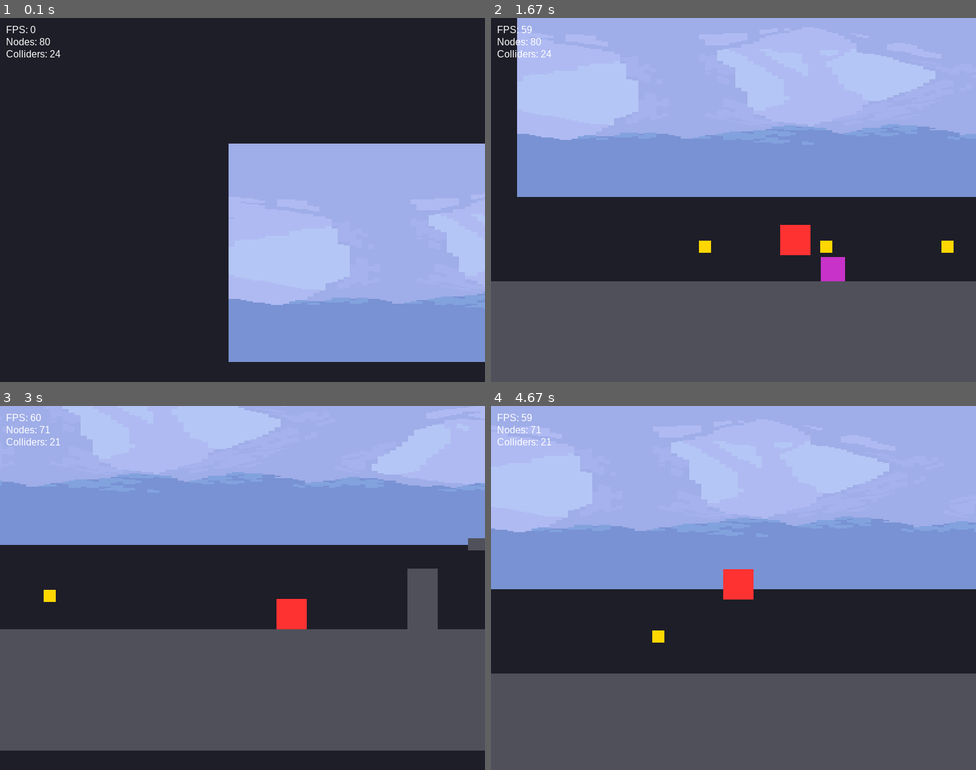
Above: before the commit, frames 1-4 (two rows, left to right).
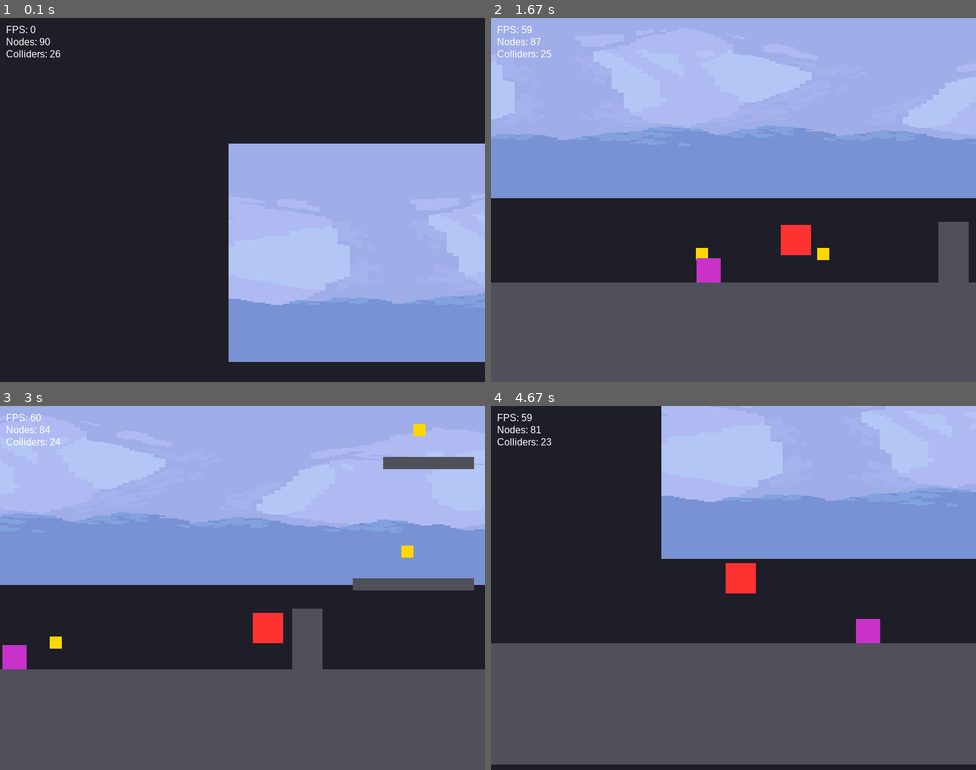
Above: after the commit, the same moments.

Repository: nalqit/py-engine
Game: pygame game, started from src/game/main.py
The game is run twice, just before and just after one commit, with the same random seed, the same clock (stepped at 60 frames per second) and the same inputs.
Inputs:
- Up to frame 1 (0.1 s): no input
- Up to frame 2 (1.67 s): tap Shift at 0.33 s; hold Space 0.67-1.13 s; hold Right 0.67-1.13 s; hold Right 1.17-1.63 s
- Up to frame 3 (3 s): tap A at 1.67 s; hold Up 2-2.3 s; hold Right 2.33-2.8 s; hold Left from 2.83 s (still down)
- Up to frame 4 (4.67 s): release Left at 3.37 s; tap Z at 3.4 s; hold Left 3.73-4.13 s; hold Up 4.17-4.53 s; hold Right from 4.57 s (still down)

The runs differ from the first frame. In frame 1, less than 0.1% of the frame differs, in the area x 8-13%, y 5-11%; in frame 2, 12%; in frame 3, 44%, in the area x 0-100%, y 0-100%; in frame 4, 41%.

Commit message:
feat: Establish initial game world, player controller, and diverse entities including coins, enemies, and springs.

Diff:
--- /dev/null
+++ b/fuzzer.py
@@ -0,0 +1,53 @@
+import os
+os.environ["SDL_VIDEODRIVER"] = "dummy"
+
+import pygame
+import random
+import sys
+
+from src.game import main
+
+# State for the fuzzer
+frame_count = 0
+MAX_FRAMES = 3600  # 60 seconds at 60fps
+
+original_event_get = pygame.event.get
+original_key_get_pressed = pygame.key.get_pressed
+
+def fake_event_get(*args, **kwargs):
+    global frame_count
+    frame_count += 1
+
+    events = []
+
+    # End the game after MAX_FRAMES
+    if frame_count >= MAX_FRAMES:
+        quit_event = pygame.event.Event(pygame.QUIT)
+        events.append(quit_event)
+
+    return events
+
+class FakeKeys:
+    def __getitem__(self, key):
+        if random.random() < 0.4 and key == pygame.K_RIGHT: return True
+        if random.random() < 0.4 and key == pygame.K_LEFT: return True
+        if random.random() < 0.05 and key == pygame.K_SPACE: return True
+        return False
+
+def fake_key_get_pressed(*args, **kwargs):
+    return FakeKeys()
+
+# Patch pygame functions
+pygame.event.get = fake_event_get
+pygame.key.get_pressed = fake_key_get_pressed
+
+print("Starting Headless Pygame Fuzzer for 3600 frames...")
+try:
+    main.main()
+except SystemExit:
+    print("Fuzzer completed cleanly via sys.exit().")
+except Exception as e:
+    print("CRASH DETECTED!")
+    import traceback
+    traceback.print_exc()
+    sys.exit(1)
--- a/src/engine/scene/particles.py
+++ b/src/engine/scene/particles.py
@@ -62,9 +62,16 @@
     def render(self, surface):
         # We need to render particles in screen space
         # Camera is usually set as a static variable on Node2D or we find it
-        root = self._get_root()
-        camera = root.get_node("Camera")
-        cam_x, cam_y = (camera.local_x, camera.local_y) if camera else (0, 0)
+        cx, cy = 0, 0
+        if Node2D.camera:
+            cx = Node2D.camera.local_x - 400
+            cy = Node2D.camera.local_y - 300
+        else:
+            root = self._get_root()
+            camera = root.get_node("Camera")
+            if camera:
+                cx = camera.local_x - 400
+                cy = camera.local_y - 300
 
         for p in self.particles:
             alpha = int((p.lifetime / p.initial_lifetime) * 255)
@@ -73,8 +80,8 @@
             # We skip real alpha for performance/simplicity in this demo
             color = self._adjust_color_alpha(p.color, alpha)
 
-            screen_x = p.x - cam_x
-            screen_y = p.y - cam_y
+            screen_x = p.x - cx
+            screen_y = p.y - cy
 
             size = max(1, int(3 * (p.lifetime / p.initial_lifetime)))
             pygame.draw.circle(surface, color, (int(screen_x), int(screen_y)), size)
--- a/src/engine/scene/tween.py
+++ b/src/engine/scene/tween.py
@@ -61,6 +61,12 @@
         self.tweens.append(tween)
         return tween
 
+    def is_tweening(self, target: Any, property_name: str) -> bool:
+        for t in self.tweens:
+            if t.target == target and t.property_name == property_name and not t.finished:
+                return True
+        return False
+
     def update(self, delta: float):
         # Update all active tweens
         for t in self.tweens:
--- a/src/game/entities/coin.py
+++ b/src/game/entities/coin.py
@@ -32,12 +32,12 @@
     def _start_bob(self, tm):
         from src.engine.scene.tween import Easing
 
-        # We tween 'self' (the Area2D) so the collider moves with the visual
+        base_y = self.local_y
         def bob_down():
-             tm.interpolate(self, "local_y", self.local_y - 10, self.local_y, 1.2, Easing.sine_in_out, on_complete=bob_up)
+             tm.interpolate(self, "local_y", base_y - 10, base_y, 1.2, Easing.sine_in_out, on_complete=bob_up)
 
         def bob_up():
-             tm.interpolate(self, "local_y", self.local_y, self.local_y - 10, 1.2, Easing.sine_in_out, on_complete=bob_down)
+             tm.interpolate(self, "local_y", base_y, base_y - 10, 1.2, Easing.sine_in_out, on_complete=bob_down)
 
         bob_up()
 
--- a/src/game/entities/player.py
+++ b/src/game/entities/player.py
@@ -31,6 +31,10 @@
 
         vis = self.get_node("PlayerVis")
         if not vis: return
+
+        # Prevent overlapping tweens from fighting and ruining the shape
+        if tm.is_tweening(vis, "scale_y"):
+            return
 
         from src.engine.scene.tween import Easing
 
@@ -76,6 +80,15 @@
                             angle_range=(200, 340), # Upwards-ish
                             color=(150, 150, 150))
 
+    def dash_effect(self):
+        gx, gy = self.get_global_position()
+        # Emit horizontal streaks behind the player
+        angle = (180, 200) if self.controller.facing_right else (340, 360)
+        self.particles.emit(gx + 25, gy + 25, count=2,
+                            speed_range=(100, 200),
+                            angle_range=angle,
+                            color=(200, 255, 255))
+
     def update(self, delta):
         # 1. Capture abstract input (Engine-Agnostic requirement)
         keys = pygame.key.get_pressed()
@@ -83,28 +96,31 @@
             "move_left": keys[pygame.K_LEFT] or keys[pygame.K_a],
             "move_right": keys[pygame.K_RIGHT] or keys[pygame.K_d],
             "jump": keys[pygame.K_SPACE] or keys[pygame.K_w] or keys[pygame.K_UP],
+            "dash": keys[pygame.K_LSHIFT] or keys[pygame.K_z] or keys[pygame.K_x]
         }
 
         # 2. Update gameplay logic (Intentions: velocity changes, impulse)
         old_vel_y = self.velocity_y
+        was_grounded = self.controller.is_grounded
+
         self.controller.update(self, delta, input_state)
 
         # Squash & Stretch Logic
-        is_grounded = self.controller.is_grounded
-
-        # 1. LANDING SQUASH (Removed per user request to stabilize physics)
-
         # 2. JUMP STRETCH
-        if input_state["jump"] and is_grounded and self.velocity_y < 0:
+        if input_state["jump"] and was_grounded and self.velocity_y < 0:
              self.jump_effect()
              self.apply_juice(0.7, 1.3) # Stretch
 
-        self.was_grounded = is_grounded
+        self.was_grounded = self.controller.is_grounded
 
         # 3. Proceed with physics integration (Position resolution, gravity)
         super().update(delta)
 
-        # 4. Update behavioral state (Observation: what am I doing now?)
+        # 4. Out-of-bounds check (Kill plane)
+        if self.get_global_position()[1] > 2000:
+            self.die()
+
+        # 5. Update behavioral state (Observation: what am I doing now?)
         self.state_machine.update(delta)
 
     def die(self):
--- a/src/game/entities/spring.py
+++ b/src/game/entities/spring.py
@@ -15,6 +15,14 @@
         self.collider.layer = "wall"  # Pretend to be a wall so physics body collides
         self.collider.mask = {"player", "box", "npc"}
         self.add_child(self.collider)
+
+        # Build a multi-part visual so it doesn't look like a "green mass"
+        from src.engine.scene.rectangle_node import RectangleNode
+        self.vis = Node2D(name + "_Vis", 0, 0)
+        self.vis.add_child(RectangleNode("Base", 0, height*0.75, width, height*0.25, (100, 100, 100)))
+        self.vis.add_child(RectangleNode("Coil", 5, 5, width-10, height*0.75, (180, 180, 180)))
+        self.vis.add_child(RectangleNode("Top", 0, 0, width, 5, (255, 60, 60)))
+        self.add_child(self.vis)
 
     def _get_tween_manager(self):
         root = self
--- /dev/null
+++ b/src/game/entities/trophy.py
@@ -0,0 +1,75 @@
+from src.engine.collision.area2d import Area2D
+from src.engine.scene.particles import ParticleEmitter2D
+from src.engine.scene.rectangle_node import RectangleNode
+from src.engine.scene.tween import Easing
+import pygame
+
+class Trophy(Area2D):
+    """
+    The ultimate goal! Touching this wins the level.
+    """
+    def __init__(self, name, x, y, width=50, height=50):
+        super().__init__(name, x, y, width, height)
+        # Unique layer just for clarity, though 'coin' overlap works too for triggers
+        self.collider.layer = "trophy"
+        self.collider.mask = {"player"}
+
+        # Golden Visuals
+        self.vis = RectangleNode(name + "_Vis", 0, 0, width, height, (255, 215, 0))
+        self.add_child(self.vis)
+
+        # Fireworks emitter!
+        self.particles = ParticleEmitter2D("Fireworks")
+        self.add_child(self.particles)
+
+        self.won = False
+
+    def update(self, delta):
+        super().update(delta)
+        # Make the trophy bob up and down
+        if not self.won:
+            tm = self._get_tween_manager()
+            if tm and not tm.is_tweening(self.vis, "local_y"):
+                self.animate_bob()
+
+    def _get_tween_manager(self):
+        root = self
+        while root.parent:
+            root = root.parent
+        return root.get_node("TweenManager")
+
+    def animate_bob(self):
+        tm = self._get_tween_manager()
+        if not tm: return
+        duration = 1.0
+
+        if not hasattr(self, 'base_y'):
+            self.base_y = self.local_y
+
+        def bob_down():
+            tm.interpolate(self, "local_y", self.base_y - 10.0, self.base_y, duration, Easing.sine_in_out, on_complete=self.animate_bob)
+
+        tm.interpolate(self, "local_y", self.base_y, self.base_y - 10.0, duration, Easing.sine_in_out, on_complete=bob_down)
+
+    def on_area_entered(self, body):
+        if not self.won and hasattr(body, "die"):
+            self.won = True
+
+            # Massive fireworks
+            gx, gy = self.get_global_position()
+            self.particles.emit(gx + 25, gy + 25, count=100,
+                                speed_range=(50, 300),
+                                angle_range=(0, 360),
+                                color=(255, 215, 0)) # Gold fireworks
+
+            print("\n" + "="*40)
+            print("🏆 YOU WIN! YOU REACHED THE TROPHY! 🏆")
+            print("="*40 + "\n")
+
+            # Reset player to start after a tiny delay
+            # Since we don't have timers built-in natively, we'll just teleport them instantly
+            # but leave the fireworks behind.
+            body.die()
+
+            # Reset the trophy so they can win again
+            self.won = False
--- a/src/game/main.py
+++ b/src/game/main.py
@@ -18,6 +18,7 @@
 from src.game.entities.patrol_enemy import PatrolEnemy
 from src.game.entities.spring import Spring
 from src.game.entities.spike import Spike
+from src.game.entities.trophy import Trophy
 
 def main():
     pygame.init()
@@ -88,7 +89,6 @@
         spring = Spring(name, x, y)
         spring.get_node(name + "_Col").mask = {"player", "box", "npc"}
         visual_world.add_child(spring)
-        spring.add_child(RectangleNode(name + "_Vis", 0, 0, 40, 20, (50, 200, 50)))
         return spring
 
     def spawn_spike(name, x, y):
@@ -97,6 +97,11 @@
         # Visual representation: Red square for now
         spike.add_child(RectangleNode(name + "_Vis", 0, 0, 40, 40, (255, 0, 0)))
         return spike
+
+    def spawn_trophy(name, x, y):
+        trophy = Trophy(name, x, y)
+        visual_world.add_child(trophy)
+        return trophy
 
     # 1. HUGE FLOOR
     create_wall("Ground", -1000, 500, 5000, 200)
@@ -153,6 +158,10 @@
         box.add_child(box_col)
         box.add_child(RectangleNode(f"BoxVis{i}", 0, 0, 50, 50, (200, 150, 50)))
 
+    # 6. THE END
+    create_wall("EndWall", 3000, 300, 50, 400) # Prevents player from leaving
+    spawn_trophy("GoldenTrophy", 2800, 450)
+
     # ---------------- Camera ----------------
     camera = Camera2D("Camera")
     camera.follow(player)
--- a/src/game/player_controller.py
+++ b/src/game/player_controller.py
@@ -14,17 +14,43 @@
         self.friction = 800.0
         self.jump_force = 450.0
 
+        # Dash properties
+        self.dash_speed = 800.0
+        self.dash_duration = 0.2
+        self.dash_cooldown = 1.0
+
         # Internal state
         self._grounded = False
+        self.facing_right = True
+
+        self.is_dashing = False
+        self._dash_timer = 0.0
+        self._dash_cooldown_timer = 0.0
+        self._wants_to_dash = False
 
     def update(self, player, delta, input_state):
         """
         Main logic loop.
-        input_state: dict with keys 'move_left', 'move_right', 'jump'
+        input_state: dict with keys 'move_left', 'move_right', 'jump', 'dash'
         """
         self._update_grounded(player)
-        self._handle_horizontal_movement(player, delta, input_state)
-        self._handle_jump(player, input_state)
+
+        # Cooldown management
+        if self._dash_cooldown_timer > 0:
+            self._dash_cooldown_timer -= delta
+
+        # Register dash intent
+        self._wants_to_dash = input_state.get("dash", False) and self._dash_cooldown_timer <= 0
+
+        # Facing direction
+        if input_state.get("move_right", False):
+            self.facing_right = True
+        elif input_state.get("move_left", False):
+            self.facing_right = False
+
+        if not self.is_dashing:
+            self._handle_horizontal_movement(player, delta, input_state)
+            self._handle_jump(player, input_state)
 
     def _update_grounded(self, player):
         """Pure probe check for ground detection."""
@@ -58,10 +84,55 @@
 
     def _handle_jump(self, player, input_state):
         if input_state.get("jump", False) and self._grounded:
-            # Apply upward impulse
-            player.apply_impulse(0, -self.jump_force)
+            # Override vertical velocity instead of adding to it.
+            # This prevents jump power from being reduced if the jump is triggered
+            # just 1 frame before hitting the floor (jump buffering/coyote time).
+            player.velocity_y = -self.jump_force
             self._grounded = False  # Immediate exit from grounded state
 
     @property
     def is_grounded(self):
         return self._grounded
+
+    def wants_to_dash(self):
+        return self._wants_to_dash
+
+    def start_dash(self, player):
+        self.is_dashing = True
+        self._dash_timer = self.dash_duration
+        self._dash_cooldown_timer = self.dash_cooldown
+
+        # Eliminate vertical speed for a pure horizontal dash
+        player.velocity_y = 0.0
+
+        # Give immediate burst of speed in facing direction
+        dir_mult = 1.0 if self.facing_right else -1.0
+        player.velocity_x = self.dash_speed * dir_mult
+
+        # Disable gravity temporarily
+        player.use_gravity = False
+
+        # Audio/Visual juice: Squash stretch during dash
+        if hasattr(player, "apply_juice"):
+            player.apply_juice(1.4, 0.6, self.dash_duration)
+
+    def update_dash(self, player, delta):
+        if not self.is_dashing: return
+
+        self._dash_timer -= delta
+
+        # Add a trail of particles
+        if hasattr(player, "dash_effect"):
+            player.dash_effect()
+
+        # Force continuous velocity
+        dir_mult = 1.0 if self.facing_right else -1.0
+        player.velocity_x = self.dash_speed * dir_mult
+        player.velocity_y = 0.0  # stay in the air
+
+        if self._dash_timer <= 0:
+            self.is_dashing = False
+            # Re-enable gravity
+            player.use_gravity = True
+            # Brake suddenly for tight control
+            player.velocity_x *= 0.2
--- a/src/game/player_states.py
+++ b/src/game/player_states.py
@@ -20,6 +20,9 @@
 
 class IdleState(PlayerState):
     def update(self, player, delta):
+        if player.controller.wants_to_dash():
+            return DashState()
+
         # → JumpState if velocity_y < 0
         if player.velocity_y < 0:
             return JumpState()
@@ -38,6 +41,9 @@
 
 class RunState(PlayerState):
     def update(self, player, delta):
+        if player.controller.wants_to_dash():
+            return DashState()
+
         # → JumpState if velocity_y < 0
         if player.velocity_y < 0:
             return JumpState()
@@ -56,6 +62,9 @@
 
 class JumpState(PlayerState):
     def update(self, player, delta):
+        if player.controller.wants_to_dash():
+            return DashState()
+
         # → FallState if velocity_y > 0 (reached peak of jump)
         if player.velocity_y > 0:
             return FallState()
@@ -63,8 +72,30 @@
         return None
 
 
+class DashState(PlayerState):
+    def enter(self, player):
+        player.controller.start_dash(player)
+
+    def update(self, player, delta):
+        # Continue dashing
+        player.controller.update_dash(player, delta)
+
+        # When dash finishes, transition to Fall or Idle
+        if not player.controller.is_dashing:
+            if player.controller.is_grounded:
+                if abs(player.velocity_x) > MOVEMENT_THRESHOLD:
+                    return RunState()
+                return IdleState()
+            else:
+                return FallState()
+        return None
+
 class FallState(PlayerState):
     def update(self, player, delta):
+        # → DashState if input and cooldown ready
+        if player.controller.wants_to_dash():
+            return DashState()
+
         is_grounded = player.controller.is_grounded
 
         if is_grounded:
